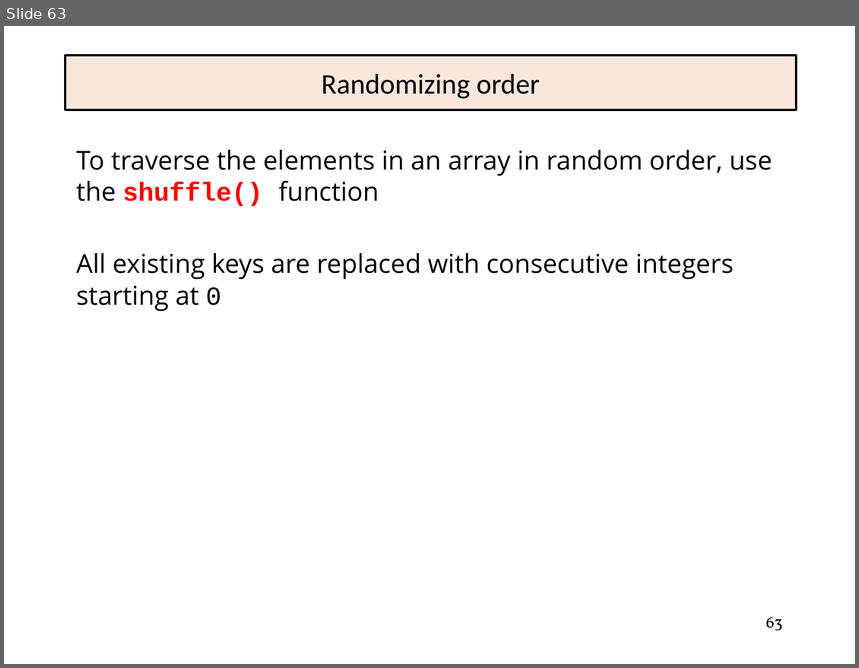
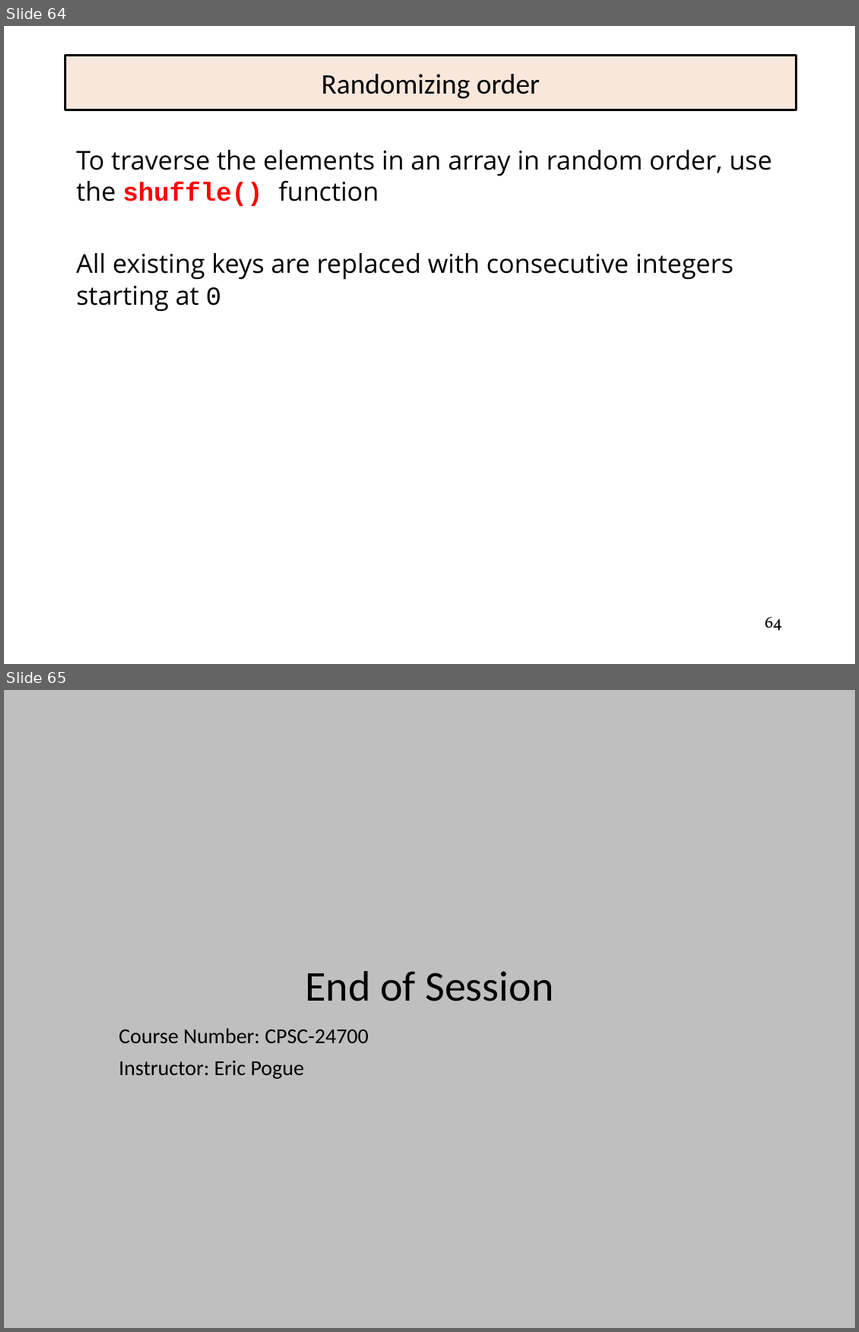
Before and after one commit to EricJPogue/www-epogue-info, a slide deck: CPSC-24700/Presentations/php.pptx. Shown one above the other, each under a label of ours: slide 63 before the commit, slides 64 and 65 after it. The pictures are 859x668 and 859x1332 pixels, drawn with LibreOffice and Linux fonts; fonts in the diff are those of the drawing. Boxes give left, top, right and bottom in pixels: in the first picture for what was removed or moved away, otherwise in the second. Text is boxed around its words. In the diff, an @@ line names an element or a change of style, - is before the commit and + after.

Commit message:
Update session 31 documents.

```diff
--- a/CPSC-24700/Presentations/php.pptx
+++ b/CPSC-24700/Presentations/php.pptx
@@ slide 65 added at [4, 690, 855, 1328], background #BFBFBF @@
@@ title added at [305, 971, 553, 1002], 36 pt, text #000000 @@
+End of Session
@@ subtitle added at [119, 1028, 369, 1079], 18 pt, text #000000 @@
+Course Number: CPSC-24700
+Instructor: Eric Pogue
@@ what was slide 63 is now slide 64 @@
@@ page number at [765, 617, 782, 631]: text changed @@
-63
+64
```
Also in this commit, not shown: 2 slides changed, 1 other slide added, 6 other files.
